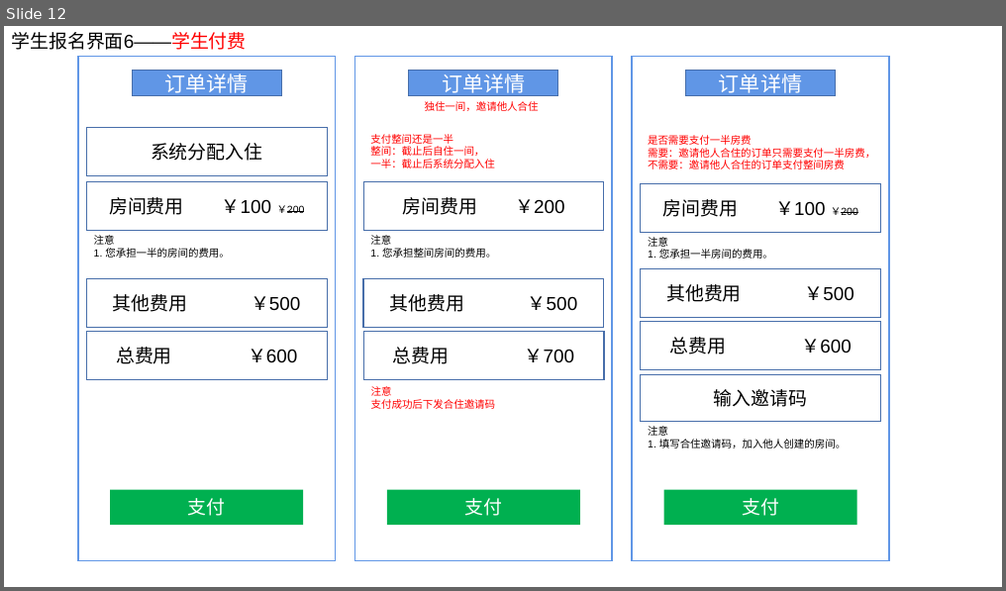
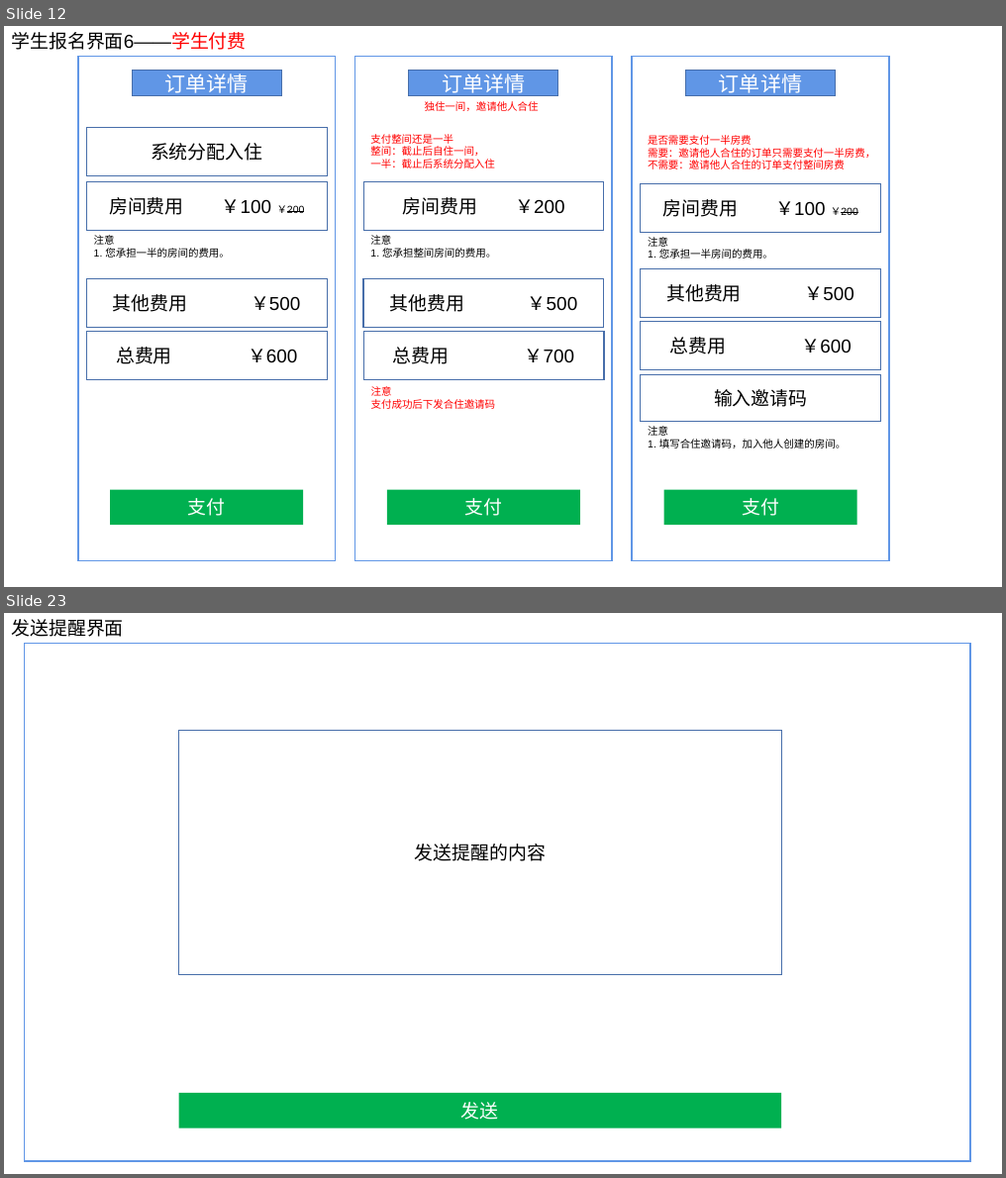
Before and after one commit to ISheenSomeOne/eTeam, a slide deck: eTeam需求界面1.pptx. Shown one above the other, each under a label of ours: slide 12 before the commit, slides 12 and 23 after it; the slides between them are not shown. The pictures are 1006x591 and 1006x1178 pixels, drawn with LibreOffice and Linux fonts; fonts in the diff are those of the drawing. Boxes give left, top, right and bottom in pixels: in the first picture for what was removed or moved away, otherwise in the second. Text is boxed around its words. In the diff, an @@ line names an element or a change of style, - is before the commit and + after.

```diff
--- a/eTeam需求界面1.pptx
+++ b/eTeam需求界面1.pptx
@@ slide 23 added at [4,613,1002,1174], background #FFFFFF @@
@@ text added at [11,619,123,637], 18 pt, text #000000 @@
+发送提醒界面
@@ rectangle added at [24,643,970,1161], outline #6096E6 1.5 pt @@
@@ rectangle added at [179,731,782,975], outline #476FAA 1 pt, 18 pt, text #000000 @@
+发送提醒的内容
@@ rectangle added at [179,1093,782,1128], fill #00B050, 18 pt, text #FFFFFF @@
+发送
```
Also in this commit, not shown: 9 slides changed, 10 other slides added, 3 other files.
